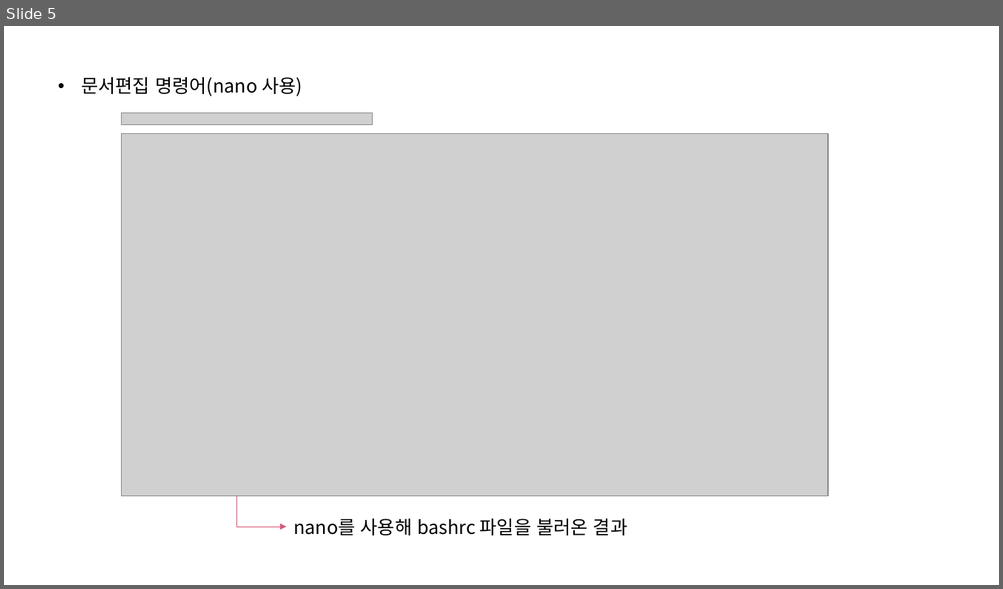
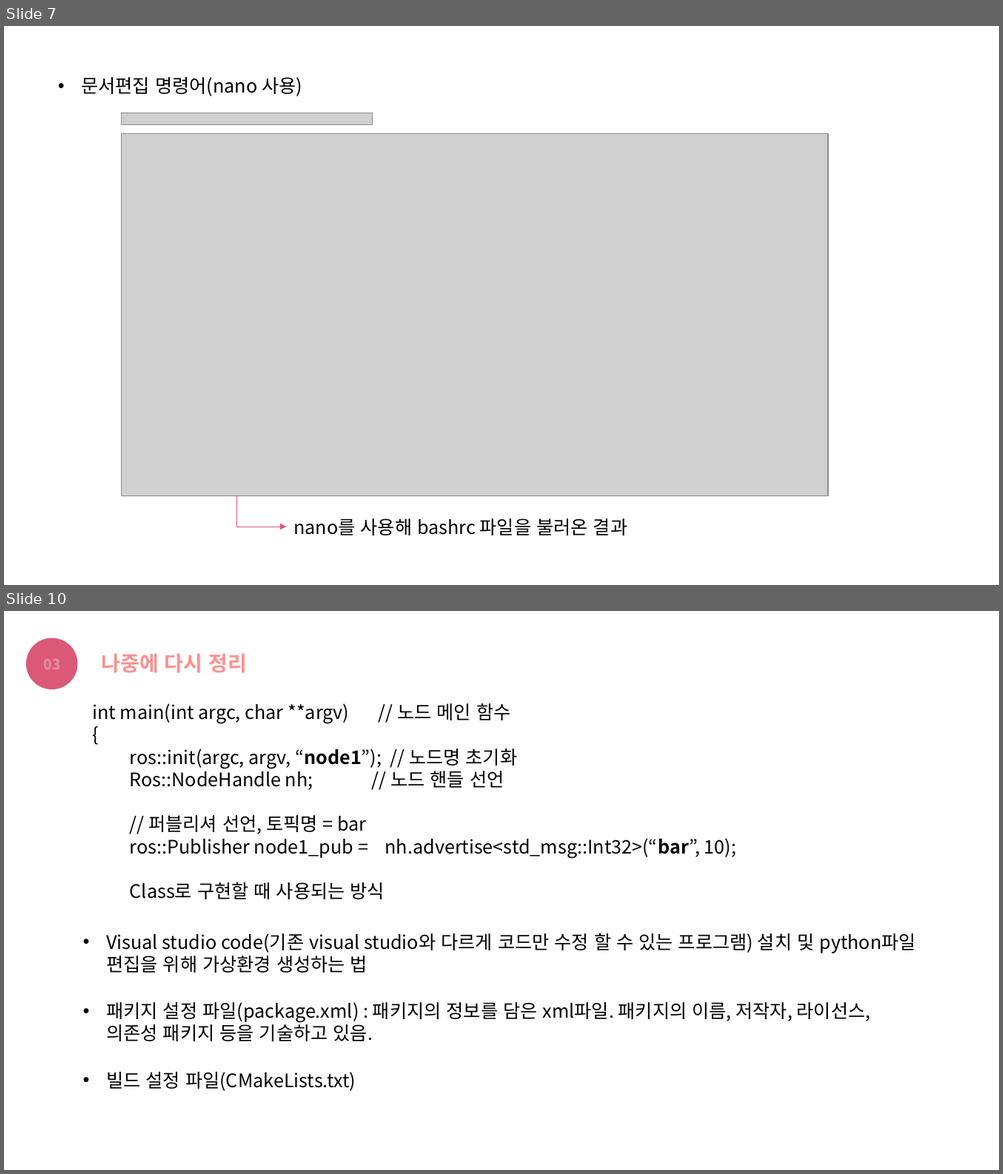
Before and after one commit to choeunyoung0208/silverzero, a slide deck: Turtlebot/Ubuntu & ROS.pptx. Shown one above the other, each under a label of ours: slide 5 before the commit, slides 7 and 10 after it; the slides between them are not shown. The pictures are 1003x589 and 1003x1174 pixels, drawn with LibreOffice and Linux fonts; fonts in the diff are those of the drawing; grey boxes stand for pictures. Boxes give left, top, right and bottom in pixels: in the first picture for what was removed or moved away, otherwise in the second. Text is boxed around its words. In the diff, an @@ line names an element or a change of style, - is before the commit and + after.

```diff
--- a/Turtlebot/Ubuntu & ROS.pptx
+++ b/Turtlebot/Ubuntu & ROS.pptx
@@ slide 10 added at (4,611,999,1170), background #FFFFFF @@
@@ ellipse added at (26,638,78,689), fill #DB5877, 14 pt, text #FFFFFF, bold @@
+03
@@ text added at (102,653,247,673), 20 pt, text gradient #FF908F to #DB5877, bold @@
+나중에 다시 정리
@@ text added at (92,703,736,900), 18 pt, text #000000 @@
+int main(int argc, char **argv) // 노드 메인 함수
+{
+  ros::init(argc, argv, “node1”); // 노드명 초기화
+  Ros::NodeHandle nh; // 노드 핸들 선언
+  // 퍼블리셔 선언, 토픽명 = bar
+  ros::Publisher node1_pub = nh.advertise<std_msg::Int32>(“bar”, 10);
+  Class로 구현할 때 사용되는 방식
@@ text added at (106,934,916,973), 18 pt, text #000000 @@
+• Visual studio code(기존 visual studio와 다르게 코드만 수정 할 수 있는 프로그램) 설치 및 python파일 편집을 위해 가상환경 생성하는 법
@@ text added at (106,1002,871,1042), 18 pt, text #000000 @@
+• 패키지 설정 파일(package.xml) : 패키지의 정보를 담은 xml파일. 패키지의 이름, 저작자, 라이선스, 의존성 패키지 등을 기술하고 있음.
@@ text added at (106,1072,356,1091), 18 pt, text #000000 @@
+• 빌드 설정 파일(CMakeLists.txt)
@@ what was slide 5 is now slide 7 @@
```
Also in this commit, not shown: 3 slides changed, 3 other slides added, 1 other file.
